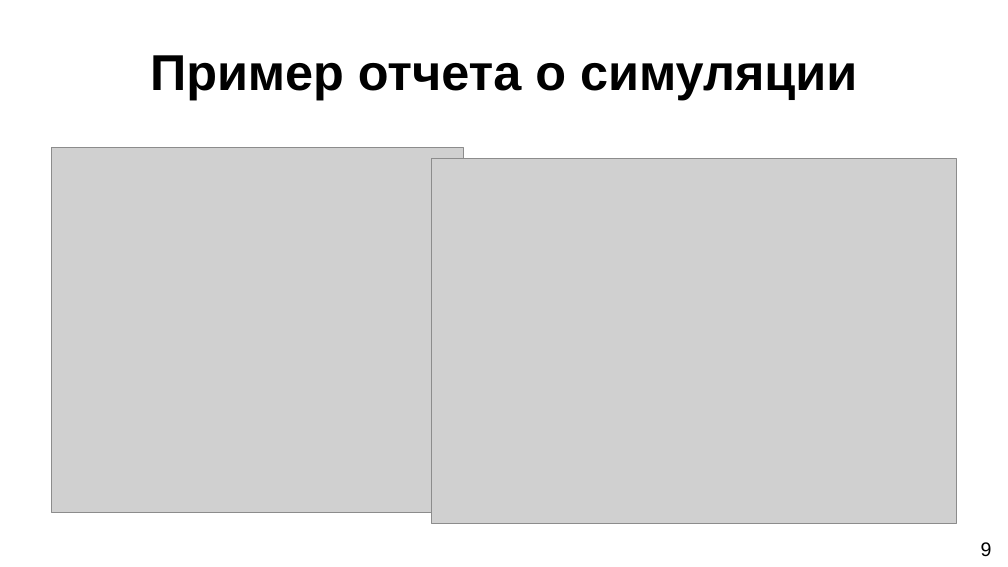
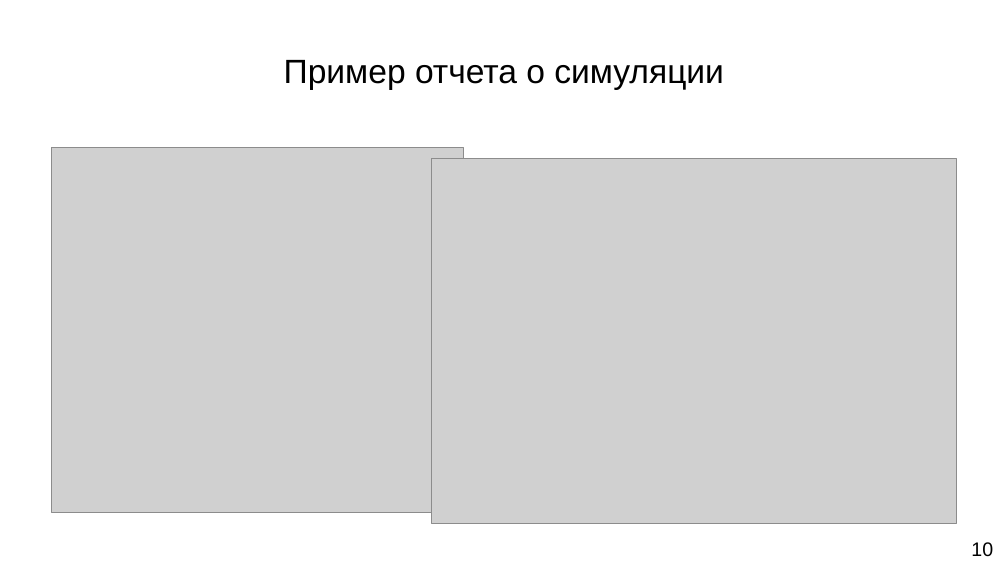
Before and after one commit to DirectoriX/TPRG-TradingTerminal, a slide deck: slide 12 of Отчёты/Торговый терминал.pptx (slide 10 before the commit). Drawn at 1008x567 pixels with LibreOffice and Linux fonts; fonts in the diff are those of the drawing; grey boxes stand for pictures; background and template pictures are left out. Boxes give left, top, right and bottom in pixels: in the first picture for what was removed or moved away, otherwise in the second. Text is boxed around its words. In the diff, an @@ line names an element or a change of style, - is before the commit and + after.

```diff
--- a/Отчёты/Торговый терминал.pptx
+++ b/Отчёты/Торговый терминал.pptx
@@ text "Пример отчета о симуляции": place and size @@
-text "Пример отчета о симуляции" at (150,55,857,100)
+text "Пример отчета о симуляции" at (284,60,724,90)
@@ text "Пример отчета о симуляции" at (284,60,724,90): size 36 to 24 pt, bold off; vertical alignment middle to top @@
@@ text added at (971,542,993,557), 14 pt, text #000000 @@
+10
@@ text removed at (981,542,992,557) @@
-9
```
Also in this commit, not shown: 11 other slides changed, 2 slides added, 1 other file.
